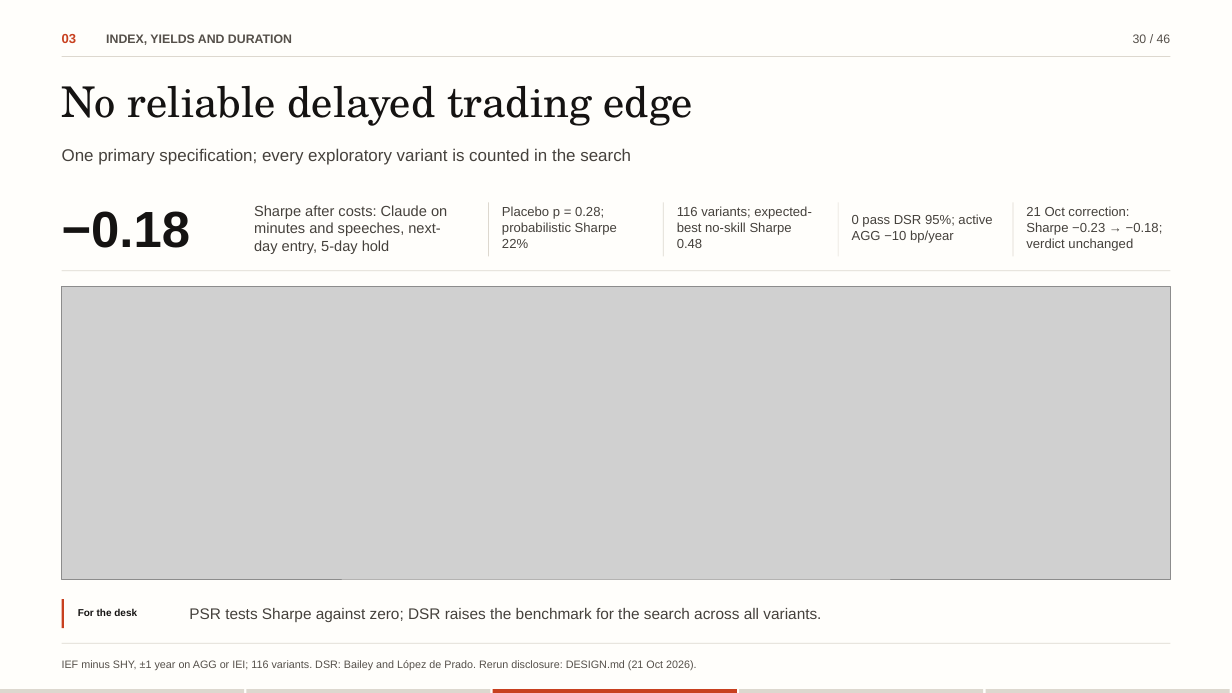
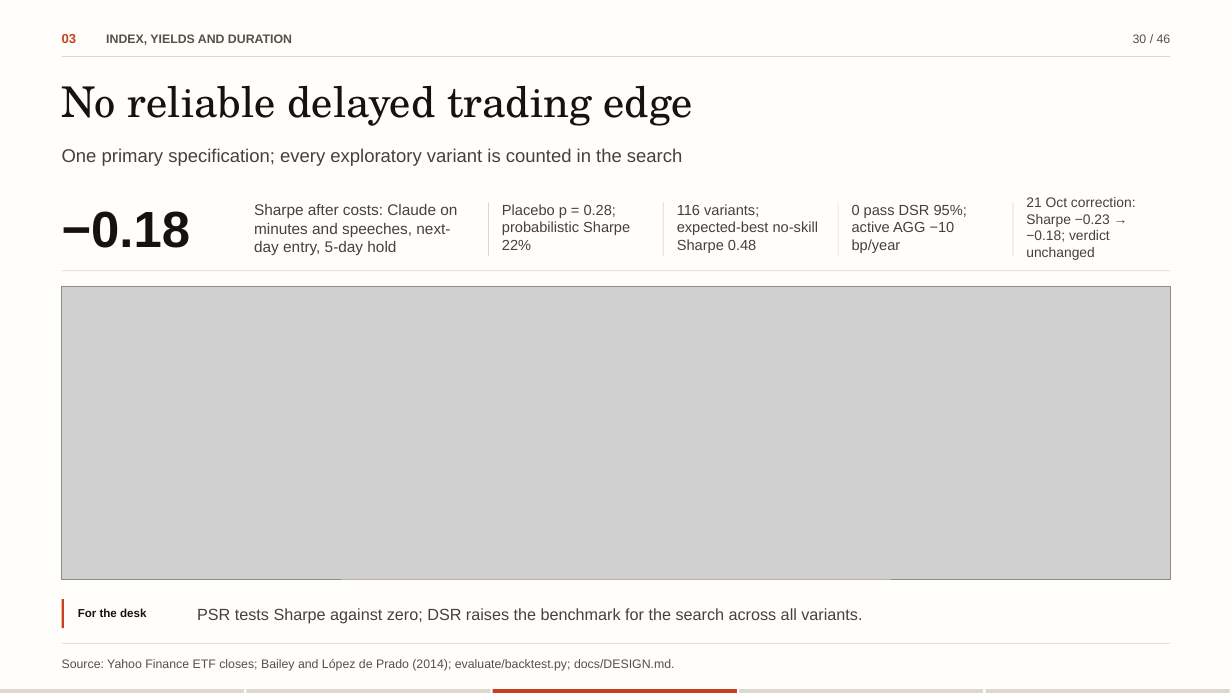
Before and after one commit to flukier1016/fomc-tone-lab, a slide deck: slide 30 of docs/slides/FOMC-Tone-Lab-editable.pptx. Drawn at 1232x693 pixels with LibreOffice and Linux fonts; fonts in the diff are those of the drawing; grey boxes stand for pictures. Boxes give left, top, right and bottom in pixels: in the first picture for what was removed or moved away, otherwise in the second. Text is boxed around its words. In the diff, an @@ line names an element or a change of style, - is before the commit and + after.

Commit message:
Sync with revision 3430cea
The deck now names the public repository on its first and last slides, keeps one-line source footers and a list-style contents page; the write-up is set in the course homework style with references at the end; SUBMISSION.md is a short guide for graders.

```diff
--- a/docs/slides/FOMC-Tone-Lab-editable.pptx
+++ b/docs/slides/FOMC-Tone-Lab-editable.pptx
@@ text "One primary specification; every exploratory ..." at <box>62,148,682,166</box>: size 13.2 to 14.4 pt @@
@@ text "Sharpe after costs: Claude on ..." at <box>254,204,457,255</box>: size 11.4 to 12 pt @@
@@ size 10.2 to 11.4 pt in 3 elements at <box>502,204,630,250</box>, <box>677,204,818,253</box>, <box>852,205,967,253</box> @@
@@ text "21 Oct correction: Sharpe −0.23 ..." at <box>1026,197,1136,260</box>: size 10.2 to 10.8 pt @@
@@ text "For the desk" at <box>78,608,146,617</box>: size 7.8 to 9 pt @@
@@ text "PSR tests Sharpe against zero; ...": place and size @@
-text "PSR tests Sharpe against zero; ..." at <box>189,608,821,622</box>
+text "PSR tests Sharpe against zero; ..." at <box>197,608,862,624</box>
@@ text "PSR tests Sharpe against zero; ..." at <box>197,608,862,624</box>: size 12 to 12.6 pt @@
@@ text at <box>62,659,675,671</box>: text changed; size 8.4 to 9.6 pt @@
-IEF minus SHY, ±1 year on AGG or IEI; 116 variants. DSR: Bailey and López de Prado. Rerun disclosure: DESIGN.md (21 Oct 2026).
+Source: Yahoo Finance ETF closes; Bailey and López de Prado (2014); evaluate/backtest.py; docs/DESIGN.md.
```
Also in this commit, not shown: 45 other slides changed, 20 other files.
